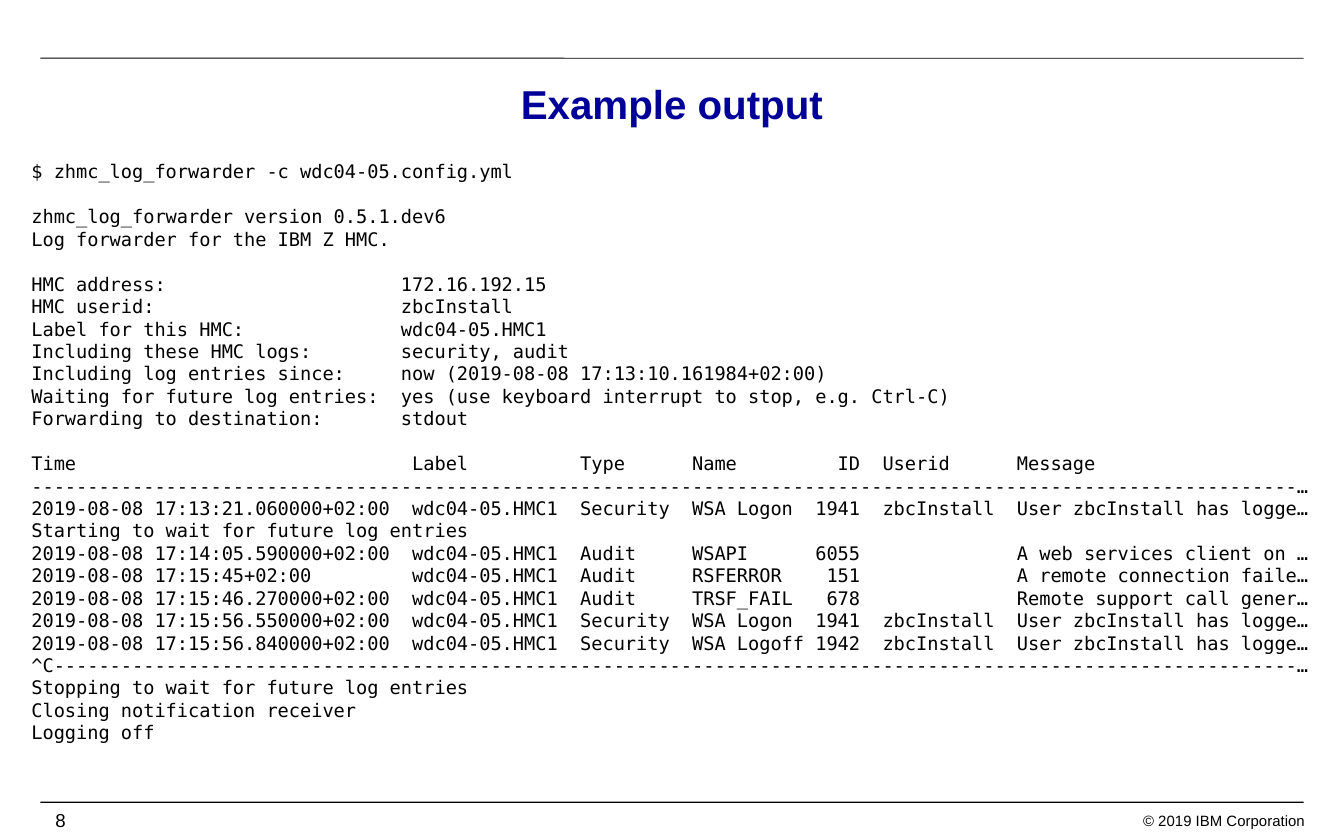
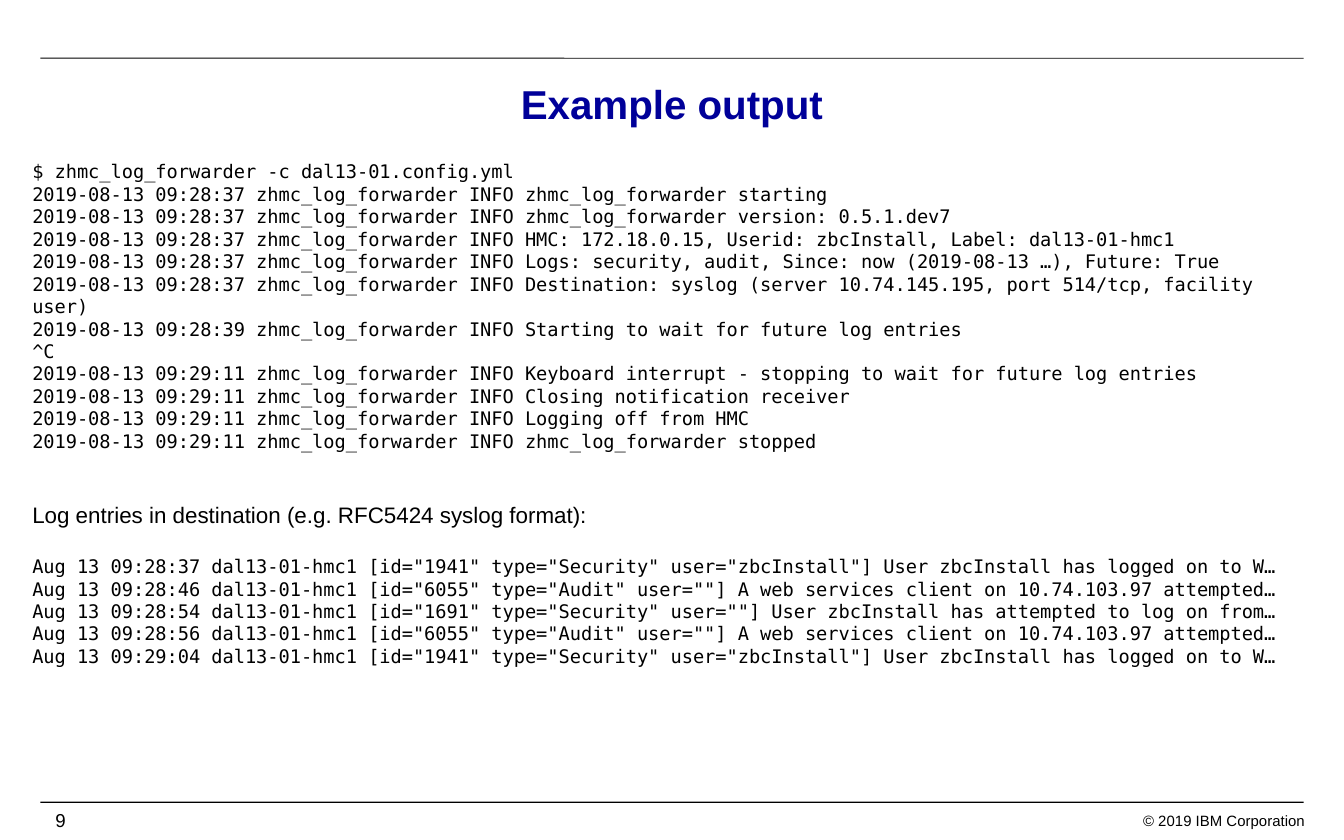
Before and after one commit to zhmcclient/zhmc-log-forwarder, a slide deck: slide 9 of IBM_Z_HMC_Log_Forwarder.pptx (slide 8 before the commit). Drawn at 1344x840 pixels with LibreOffice and Linux fonts; fonts in the diff are those of the drawing; background and template pictures are left out. Boxes give left, top, right and bottom in pixels: in the first picture for what was removed or moved away, otherwise in the second. Text is boxed around its words. In the diff, an @@ line names an element or a change of style, - is before the commit and + after.

Commit message:
Added self-logging
Self-logging is the logging of any actions and particularly of failures of
the program itself. This is separate from forwarding the HMC log entries.

Self-logging can be configured with its destination (stdout, stderr),
log message format and time format therein.

At this point, the configuration can only be done in the config file,
and not in command line options.

```diff
--- a/IBM_Z_HMC_Log_Forwarder.pptx
+++ b/IBM_Z_HMC_Log_Forwarder.pptx
@@ text at bbox=[32, 164, 1275, 667]: text changed @@
-$ zhmc_log_forwarder -c wdc04-05.config.yml
-zhmc_log_forwarder version 0.5.1.dev6
-Log forwarder for the IBM Z HMC.
-HMC address: 172.16.192.15
-HMC userid: zbcInstall
-Label for this HMC: wdc04-05.HMC1
-Including these HMC logs: security, audit
-Including log entries since: now (2019-08-08 17:13:10.161984+02:00)
-Waiting for future log entries: yes (use keyboard interrupt to stop, e.g. Ctrl-C)
-Forwarding to destination: stdout
-Time Label Type Name ID Userid Message
------------------------------------------------------------------------------------------------------------------…
-2019-08-08 17:13:21.060000+02:00 wdc04-05.HMC1 Security WSA Logon 1941 zbcInstall User zbcInstall has logge…
-Starting to wait for future log entries
-2019-08-08 17:14:05.590000+02:00 wdc04-05.HMC1 Audit WSAPI 6055 A web services client on …
-2019-08-08 17:15:45+02:00 wdc04-05.HMC1 Audit RSFERROR 151 A remote connection faile…
-2019-08-08 17:15:46.270000+02:00 wdc04-05.HMC1 Audit TRSF_FAIL 678 Remote support call gener…
-2019-08-08 17:15:56.550000+02:00 wdc04-05.HMC1 Security WSA Logon 1941 zbcInstall User zbcInstall has logge…
-2019-08-08 17:15:56.840000+02:00 wdc04-05.HMC1 Security WSA Logoff 1942 zbcInstall User zbcInstall has logge…
-^C---------------------------------------------------------------------------------------------------------------…
-Stopping to wait for future log entries
-Closing notification receiver
-Logging off
+$ zhmc_log_forwarder -c dal13-01.config.yml
+2019-08-13 09:28:37 zhmc_log_forwarder INFO zhmc_log_forwarder starting
+2019-08-13 09:28:37 zhmc_log_forwarder INFO zhmc_log_forwarder version: 0.5.1.dev7
+2019-08-13 09:28:37 zhmc_log_forwarder INFO HMC: 172.18.0.15, Userid: zbcInstall, Label: dal13-01-hmc1
+2019-08-13 09:28:37 zhmc_log_forwarder INFO Logs: security, audit, Since: now (2019-08-13 …), Future: True
+2019-08-13 09:28:37 zhmc_log_forwarder INFO Destination: syslog (server 10.74.145.195, port 514/tcp, facility user)
+2019-08-13 09:28:39 zhmc_log_forwarder INFO Starting to wait for future log entries
+^C
+2019-08-13 09:29:11 zhmc_log_forwarder INFO Keyboard interrupt - stopping to wait for future log entries
+2019-08-13 09:29:11 zhmc_log_forwarder INFO Closing notification receiver
+2019-08-13 09:29:11 zhmc_log_forwarder INFO Logging off from HMC
+2019-08-13 09:29:11 zhmc_log_forwarder INFO zhmc_log_forwarder stopped
+Log entries in destination (e.g. RFC5424 syslog format):
+Aug 13 09:28:37 dal13-01-hmc1 [id="1941" type="Security" user="zbcInstall"] User zbcInstall has logged on to W…
+Aug 13 09:28:46 dal13-01-hmc1 [id="6055" type="Audit" user=""] A web services client on 10.74.103.97 attempted…
+Aug 13 09:28:54 dal13-01-hmc1 [id="1691" type="Security" user=""] User zbcInstall has attempted to log on from…
+Aug 13 09:28:56 dal13-01-hmc1 [id="6055" type="Audit" user=""] A web services client on 10.74.103.97 attempted…
+Aug 13 09:29:04 dal13-01-hmc1 [id="1941" type="Security" user="zbcInstall"] User zbcInstall has logged on to W…
@@ page number at bbox=[55, 814, 65, 827]: text changed @@
-8
+9
```
Also in this commit, not shown: 2 other slides changed, 1 slide added, 3 other files.
